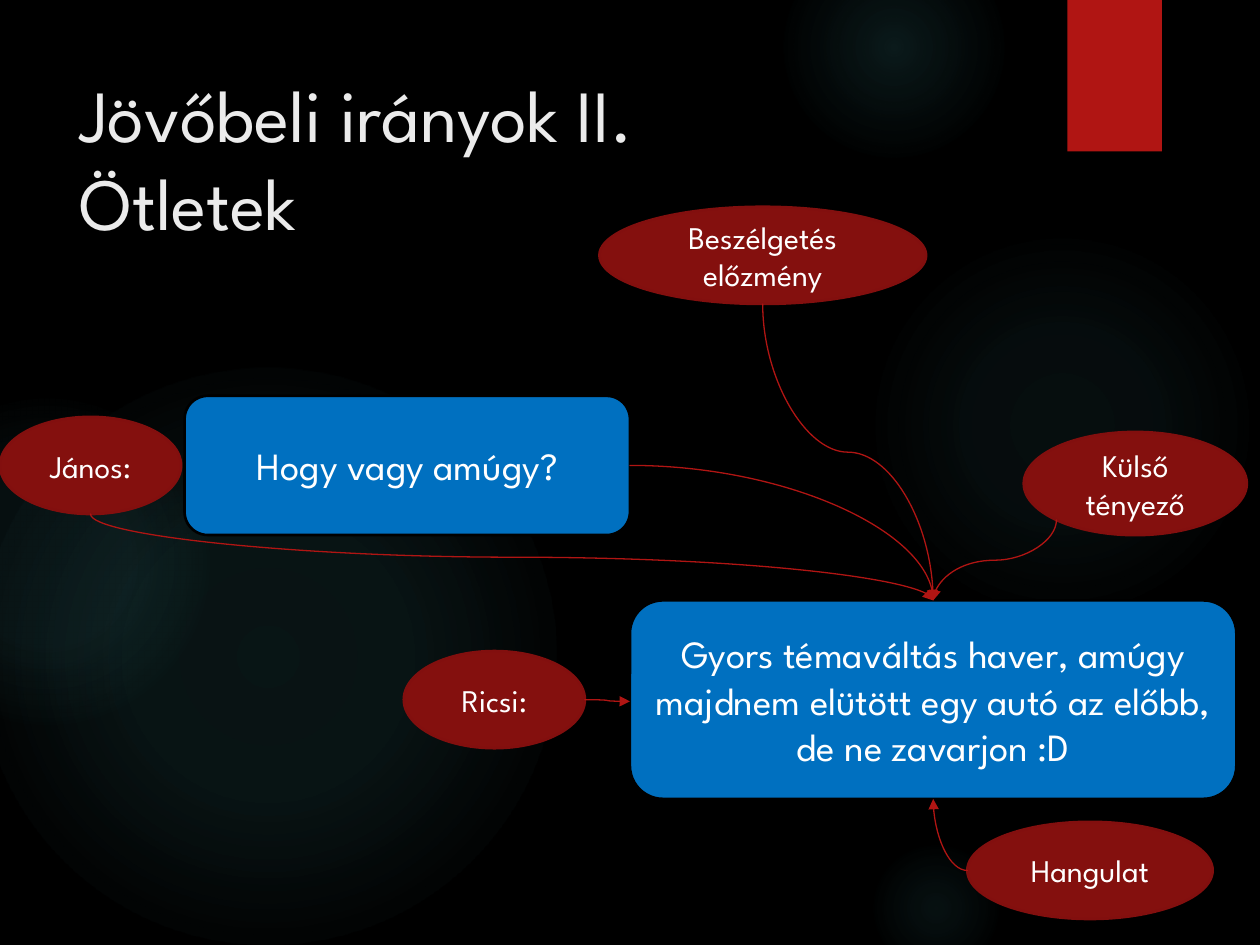
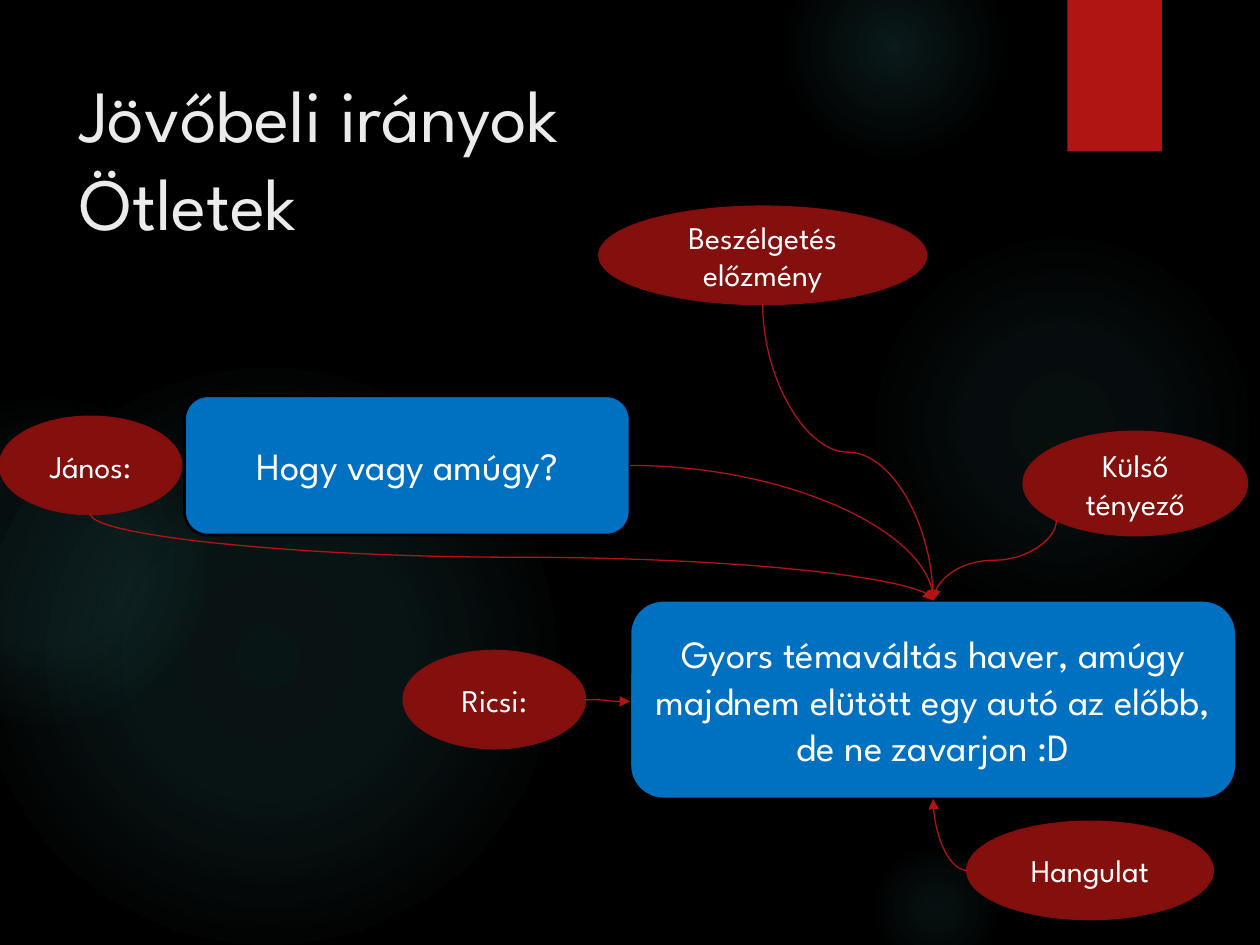
Before and after one commit to ricsinaruto/Seq2seqChatbots, a slide deck: slide 15 of doc/tdk.pptx. Drawn at 1260x945 pixels with LibreOffice and Linux fonts; fonts in the diff are those of the drawing; background and template pictures are left out. Boxes give left, top, right and bottom in pixels: in the first picture for what was removed or moved away, otherwise in the second. Text is boxed around its words. In the diff, an @@ line names an element or a change of style, - is before the commit and + after.

```diff
--- a/doc/tdk.pptx
+++ b/doc/tdk.pptx
@@ title at (79, 91, 558, 231): text changed @@
-Jövőbeli irányok II.
-Ötletek
+Jövőbeli irányok
+Ötletek
```
Also in this commit, not shown: 8 other slides changed, 1 slide added.
